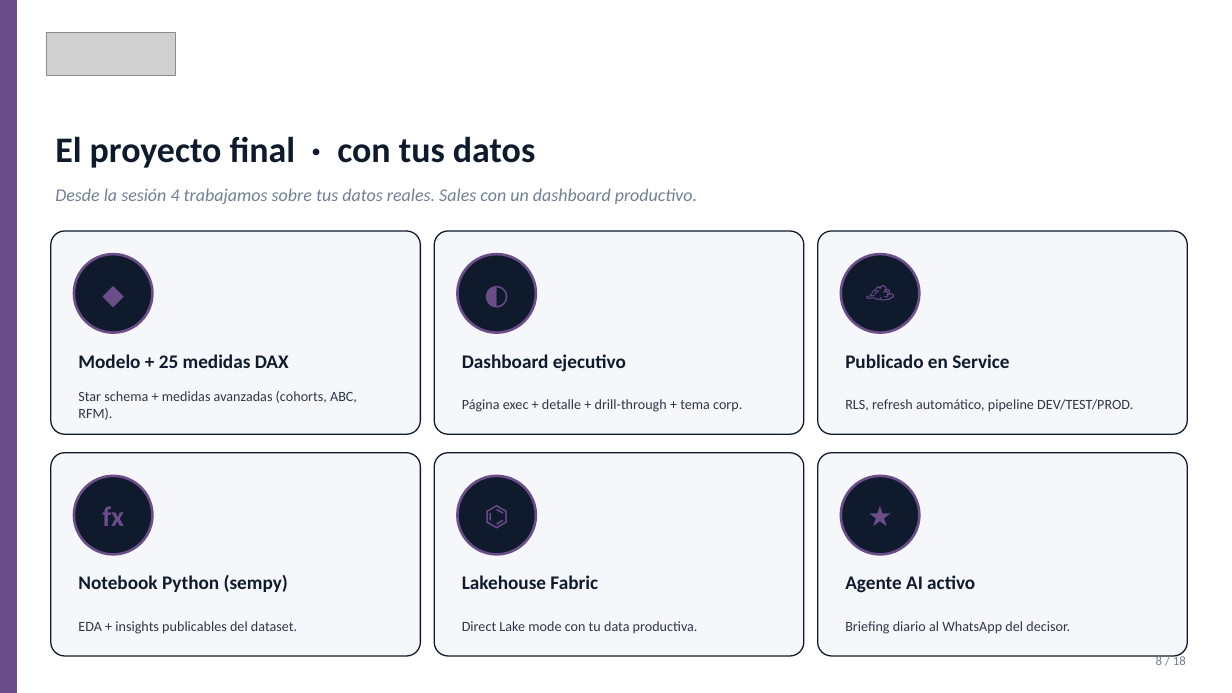
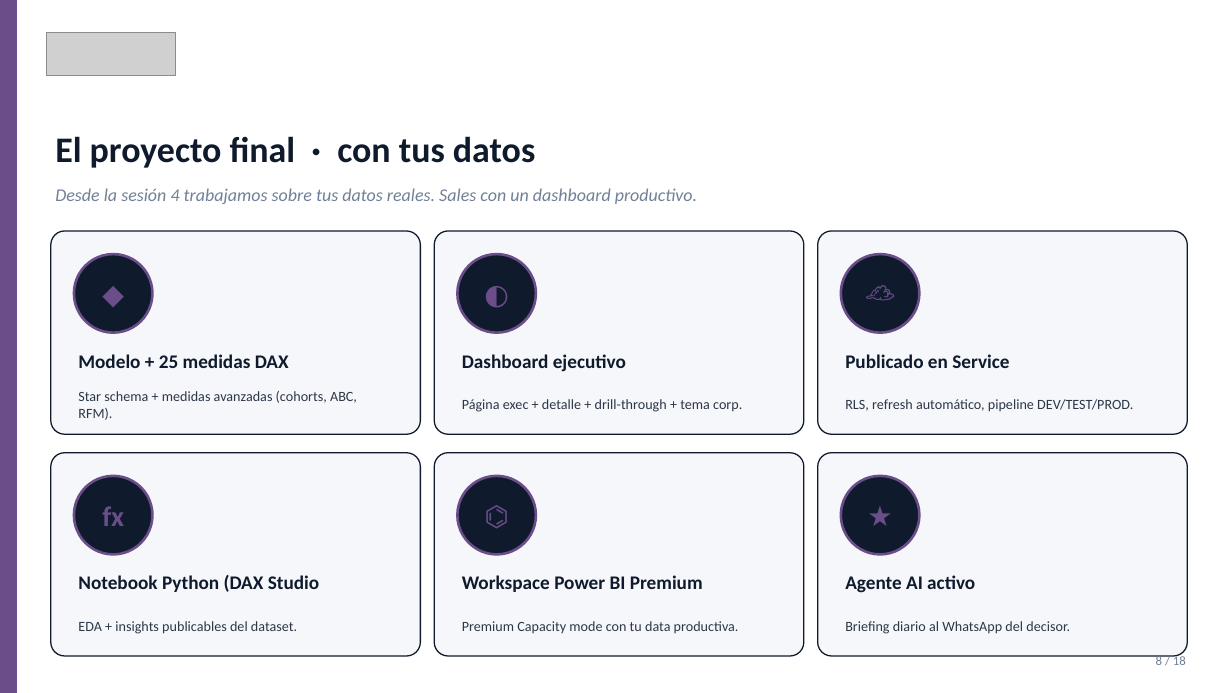
Before and after one commit to iKingRagnar/2BI, a slide deck: slide 8 of scorecard-General/PAGINA-2BI/academia/materiales/08_Premium_Presentacion_Comercial.pptx. Drawn at 1232x693 pixels with LibreOffice and Linux fonts; fonts in the diff are those of the drawing; grey boxes stand for pictures. Boxes give left, top, right and bottom in pixels: in the first picture for what was removed or moved away, otherwise in the second. Text is boxed around its words. In the diff, an @@ line names an element or a change of style, - is before the commit and + after.

Commit message:
feat(academia): nueva seccion de cursos Power BI con 4 tiers + 12 materiales

```diff
--- a/scorecard-General/PAGINA-2BI/academia/materiales/08_Premium_Presentacion_Comercial.pptx
+++ b/scorecard-General/PAGINA-2BI/academia/materiales/08_Premium_Presentacion_Comercial.pptx
@@ text at (78, 575, 319, 592): text changed @@
-Notebook Python (sempy)
+Notebook Python (DAX Studio
@@ text at (462, 575, 703, 592): text changed @@
-Lakehouse Fabric
+Workspace Power BI Premium
@@ text at (462, 621, 739, 633): text changed @@
-Direct Lake mode con tu data productiva.
+Premium Capacity mode con tu data productiva.
```
Also in this commit, not shown: 9 other slides changed, 28 other files.
